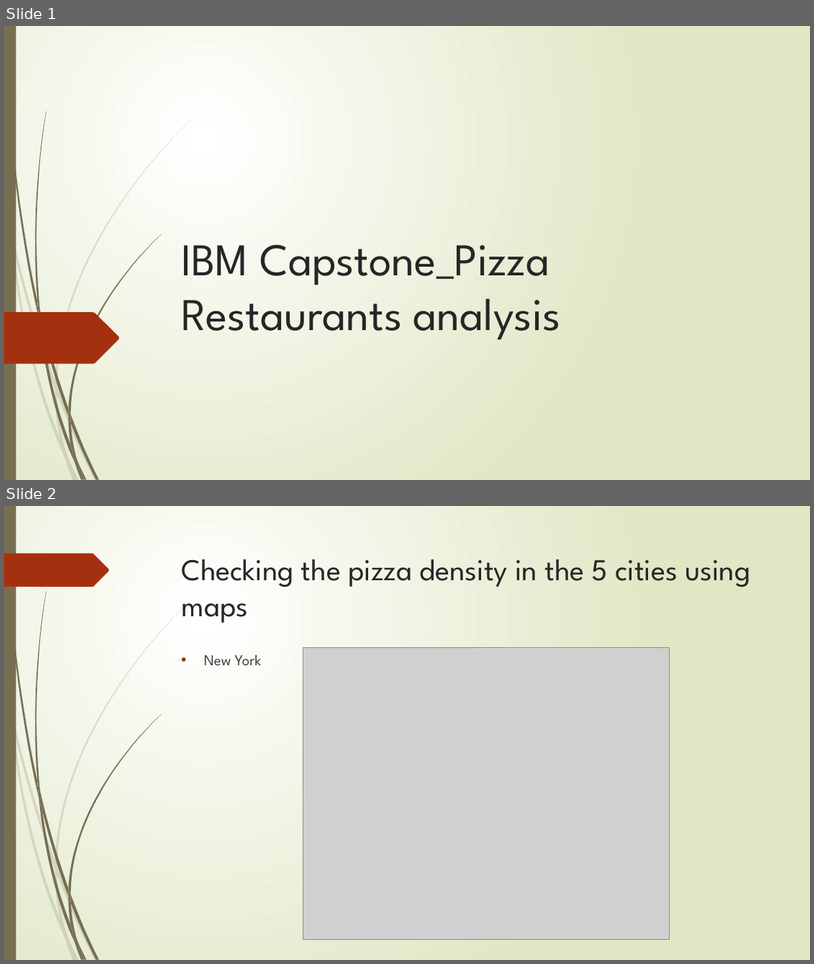
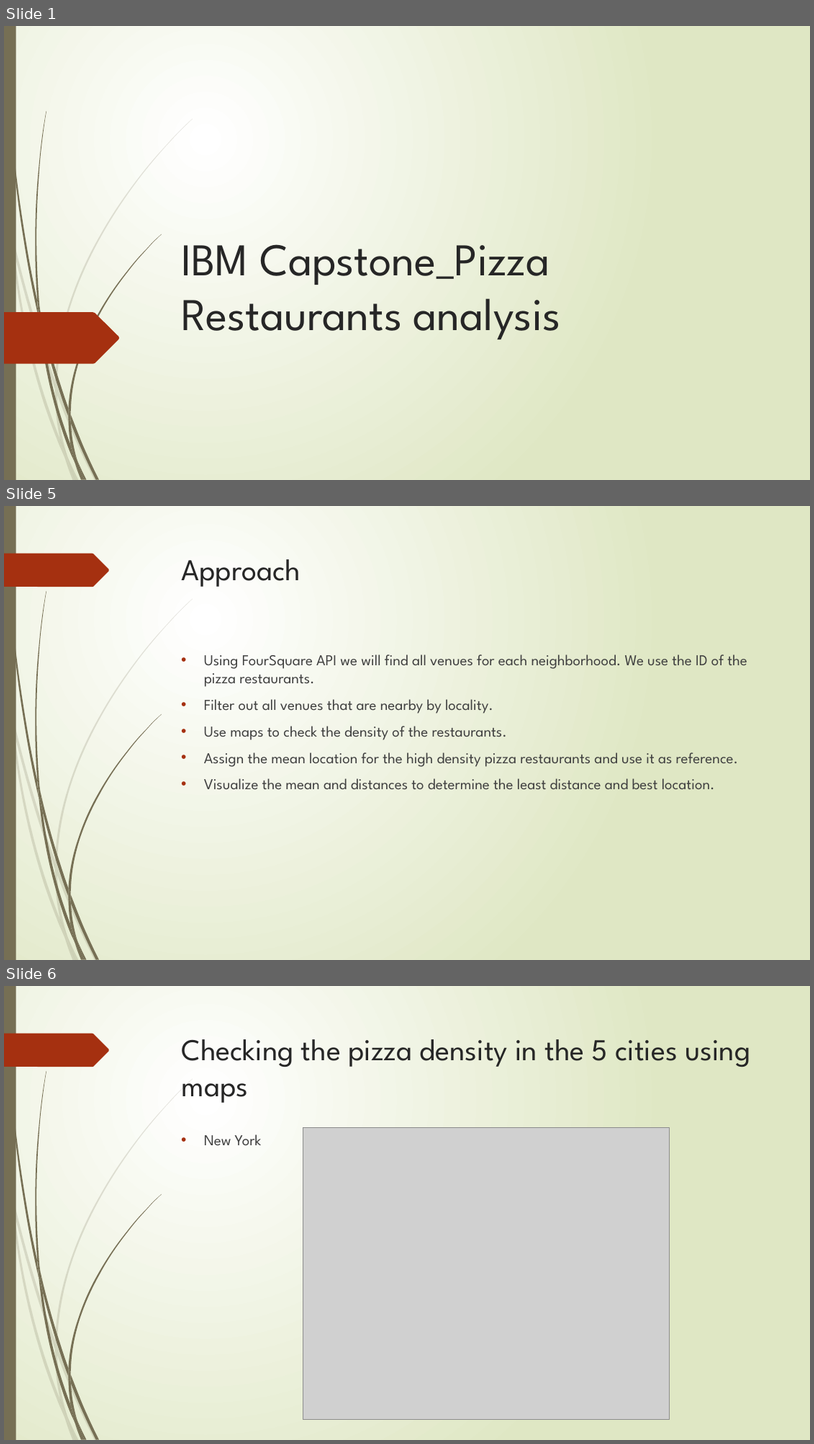
Before and after one commit to Zimi1214/Coursera_Capstone, a slide deck: IBM Capstone_Pizza Restaurants analysis.pptx. Shown one above the other, each under a label of ours: slides 1 and 2 before the commit, slides 1, 5 and 6 after it; the slides between them are not shown. The pictures are 814x964 and 814x1444 pixels, drawn with LibreOffice and Linux fonts; fonts in the diff are those of the drawing; grey boxes stand for pictures. Boxes give left, top, right and bottom in pixels: in the first picture for what was removed or moved away, otherwise in the second. Text is boxed around its words. In the diff, an @@ line names an element or a change of style, - is before the commit and + after.

```diff
--- a/IBM Capstone_Pizza Restaurants analysis.pptx
+++ b/IBM Capstone_Pizza Restaurants analysis.pptx
@@ slide 5 added at box(4, 506, 810, 960), background gradient #FFFFFF to #DFE8C4; not listed: 24 template elements that a slide beside it also shows @@
@@ title added at box(182, 559, 301, 587), 36 pt, text #262626 @@
+Approach
@@ text added at box(204, 654, 748, 790), 18 pt, text #404040 @@
+• Using FourSquare API we will find all venues for each neighborhood. We use the ID of the pizza restaurants.
+• Filter out all venues that are nearby by locality.
+• Use maps to check the density of the restaurants.
+• Assign the mean location for the high density pizza restaurants and use it as reference.
+• Visualize the mean and distances to determine the least distance and best location.
@@ what was slide 2 is now slide 6 @@
```
Also in this commit, not shown: 3 other slides added.
